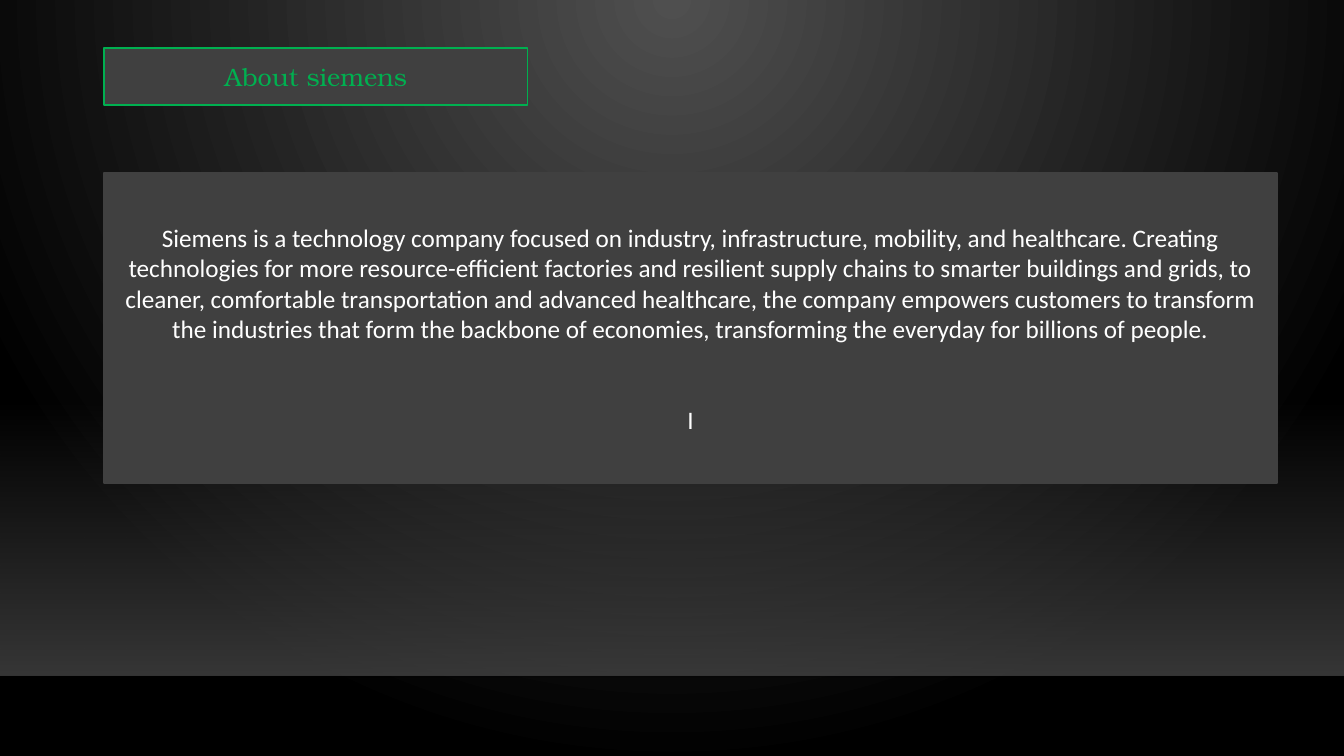
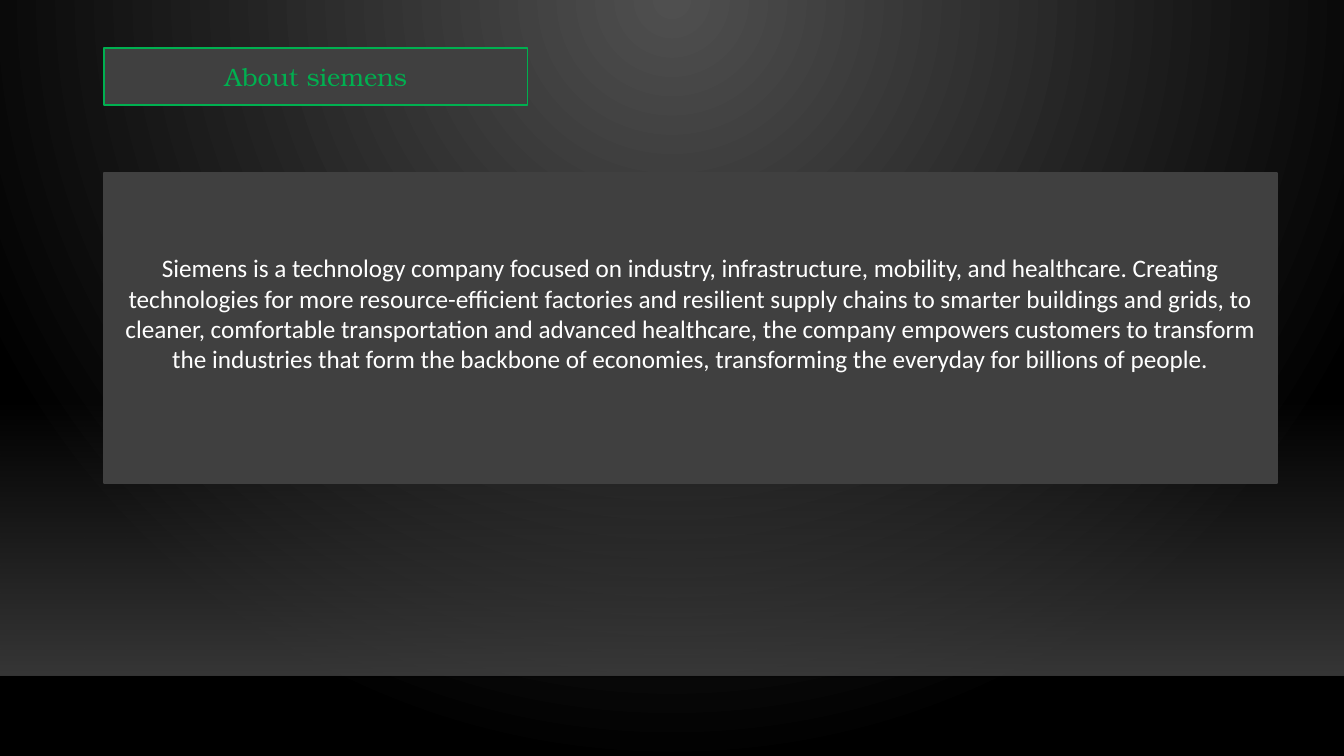
Before and after one commit to Sourabh080299/SEM6_assingments, a slide deck: slide 4 of CC/U19CS082.pptx. Drawn at 1344x756 pixels with LibreOffice and Linux fonts; fonts in the diff are those of the drawing; background and template pictures are left out. Boxes give left, top, right and bottom in pixels: in the first picture for what was removed or moved away, otherwise in the second. Text is boxed around its words. In the diff, an @@ line names an element or a change of style, - is before the commit and + after.

```diff
--- a/CC/U19CS082.pptx
+++ b/CC/U19CS082.pptx
@@ text in rectangle at <box>687,413,693,429</box>: paragraph removed @@
-I
```
Also in this commit, not shown: 8 other slides changed.
